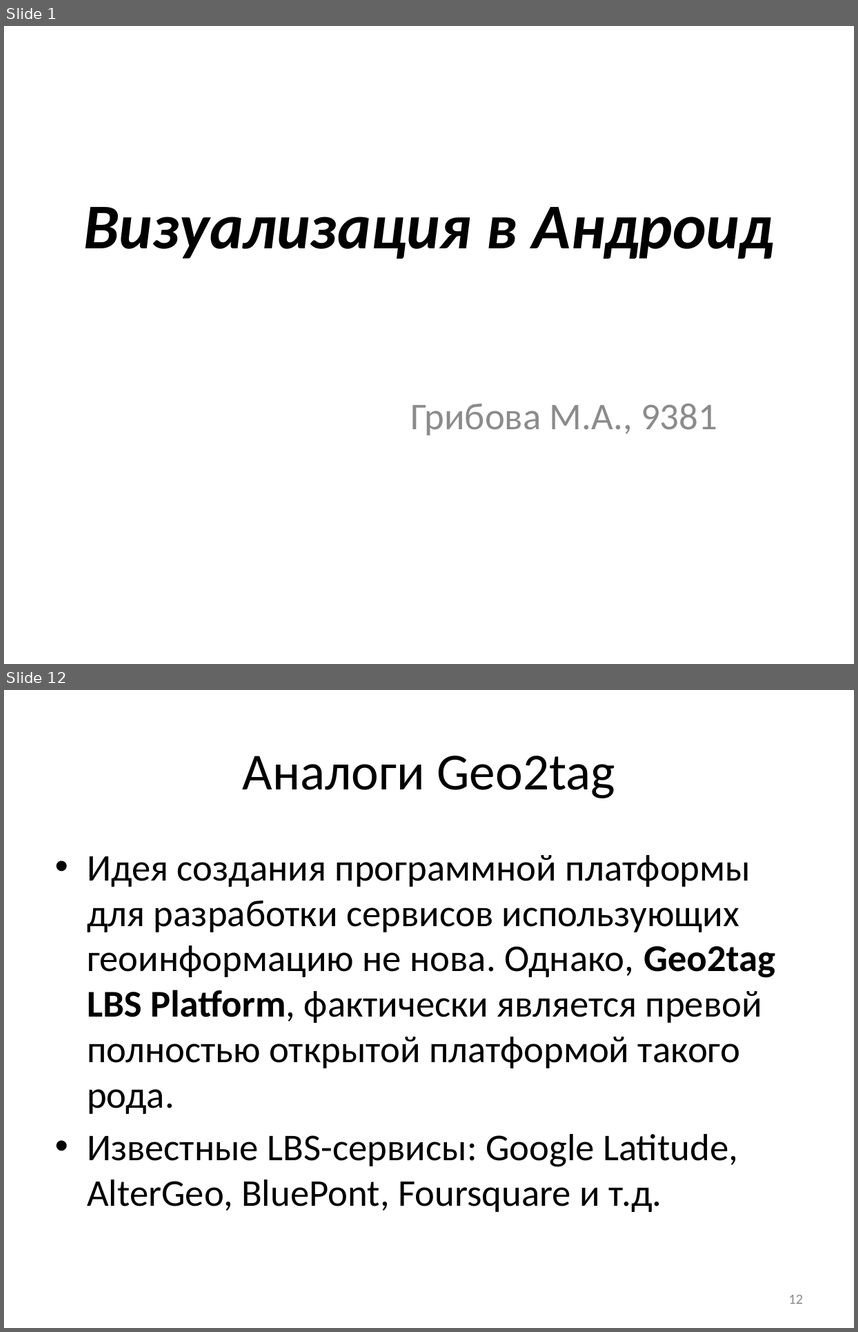
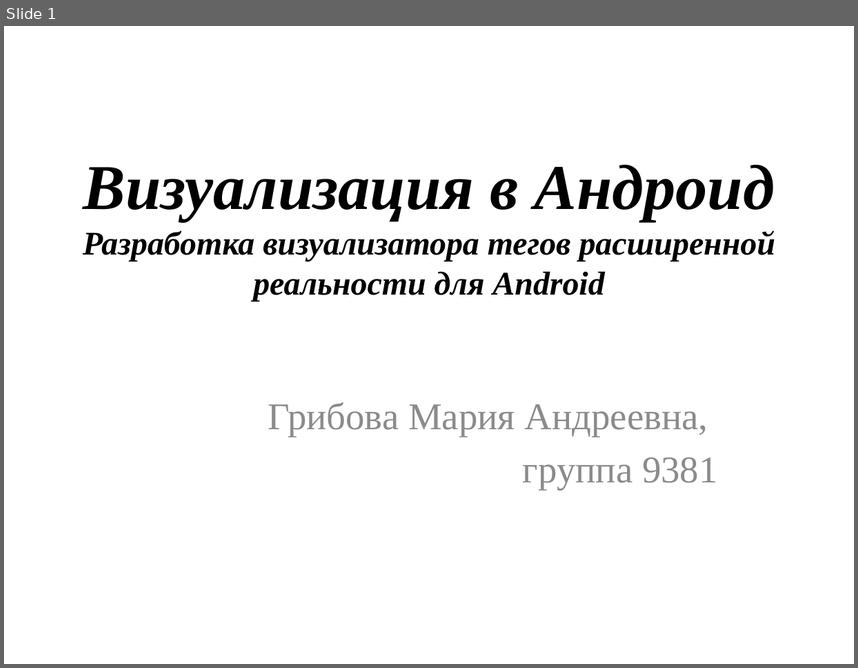
Before and after one commit to geo2tag/geocube, a slide deck: Диплом презентация.pptx. Shown one above the other, each under a label of ours: slides 1 and 12 before the commit, slide 1 after it; the slides between them are not shown. The pictures are 858x1332 and 858x668 pixels, drawn with LibreOffice and Linux fonts; fonts in the diff are those of the drawing. Boxes give left, top, right and bottom in pixels: in the first picture for what was removed or moved away, otherwise in the second. Text is boxed around its words. In the diff, an @@ line names an element or a change of style, - is before the commit and + after.

```diff
--- a/Диплом презентация.pptx
+++ b/Диплом презентация.pptx
@@ slide 12 removed at box(4, 690, 854, 1328), background #FFFFFF @@
@@ title removed at box(243, 756, 615, 798) @@
-Аналоги Geo2tag
@@ text removed at box(87, 855, 775, 1212) @@
-• Идея создания программной платформы для разработки сервисов использующих геоинформацию не нова. Однако, Geo2tag LBS Platform, фактически является превой полностью открытой платформой такого рода.
-• Известные LBS-сервисы: Google Latitude, AlterGeo, BluePont, Foursquare и т.д.
@@ page number removed at box(789, 1294, 803, 1303) @@
-12
@@ slide 1 changed as well @@
@@ title at box(83, 165, 775, 301): text changed; size 54 to 28 pt; font Calibri to Times New Roman @@
-Визуализация в Андроид
+Визуализация в Андроид
+Разработка визуализатора тегов расширенной реальности для Android
@@ subtitle at box(268, 402, 718, 489): text changed; font Calibri to Times New Roman @@
-Грибова М.А., 9381
+Грибова Мария Андреевна,
+группа 9381
```
Also in this commit, not shown: 6 other slides changed, 9 slides added, 13 other slides removed.
